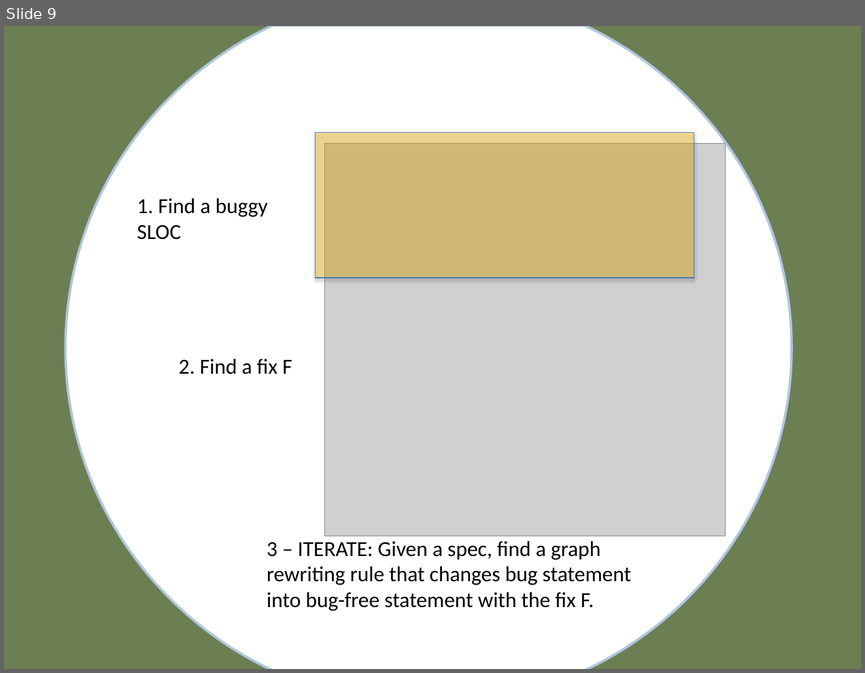
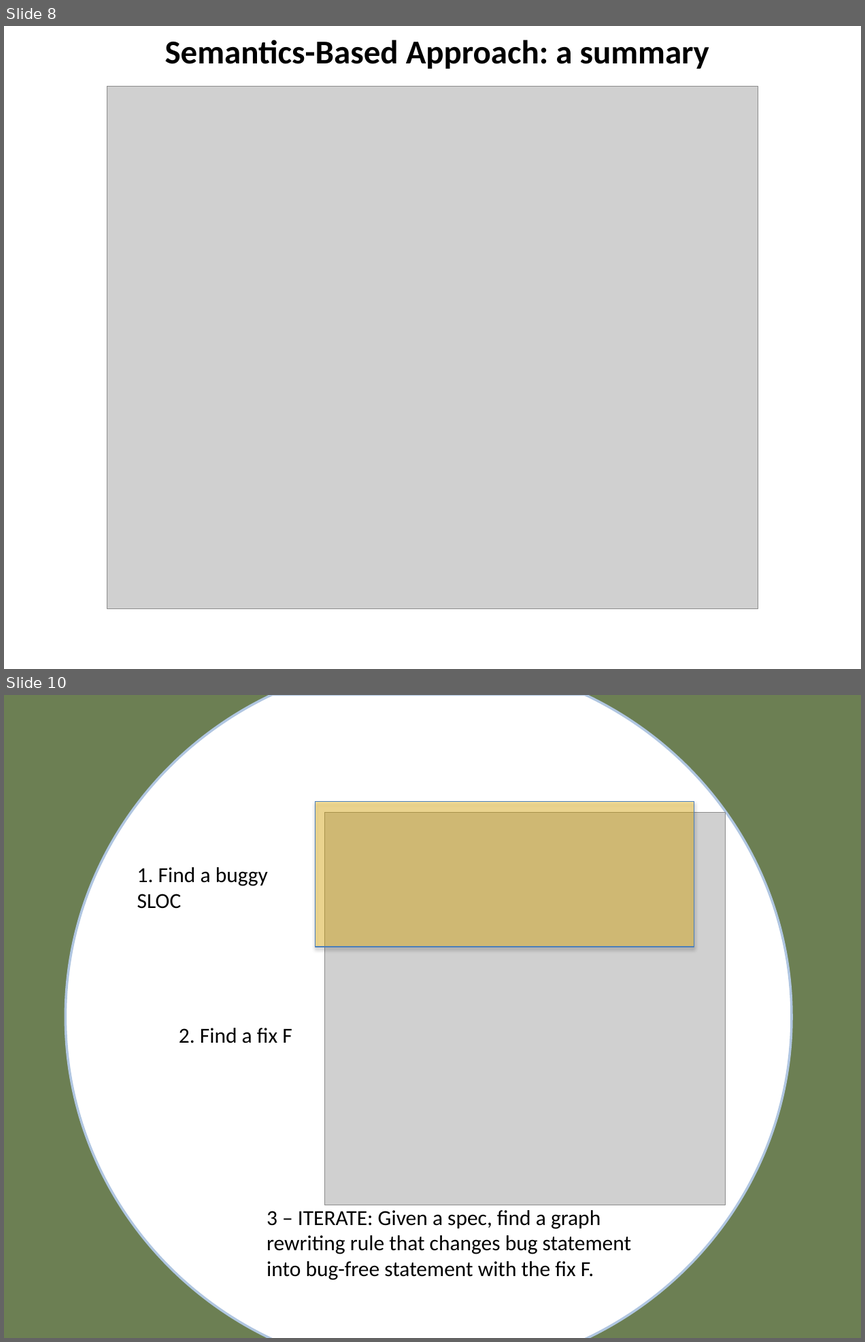
Before and after one commit to SannioEvolution/Material, a slide deck: 13 - Automated Program Repair.pptx. Shown one above the other, each under a label of ours: slide 9 before the commit, slides 8 and 10 after it; the slides between them are not shown. The pictures are 865x673 and 865x1342 pixels, drawn with LibreOffice and Linux fonts; fonts in the diff are those of the drawing; grey boxes stand for pictures; background and template pictures are left out. Boxes give left, top, right and bottom in pixels: in the first picture for what was removed or moved away, otherwise in the second. Text is boxed around its words. In the diff, an @@ line names an element or a change of style, - is before the commit and + after.

```diff
--- a/13 - Automated Program Repair.pptx
+++ b/13 - Automated Program Repair.pptx
@@ slide 8 added at [4, 26, 861, 669], background #FFFFFF @@
@@ text added at [165, 40, 709, 69], 28 pt, text #000000, bold @@
+Semantics-Based Approach: a summary
@@ picture added at [107, 86, 757, 608] @@
@@ what was slide 9 is now slide 10 @@
```
Also in this commit, not shown: 4 slides changed, 4 other slides added, 2 slides removed, 1 other file.
